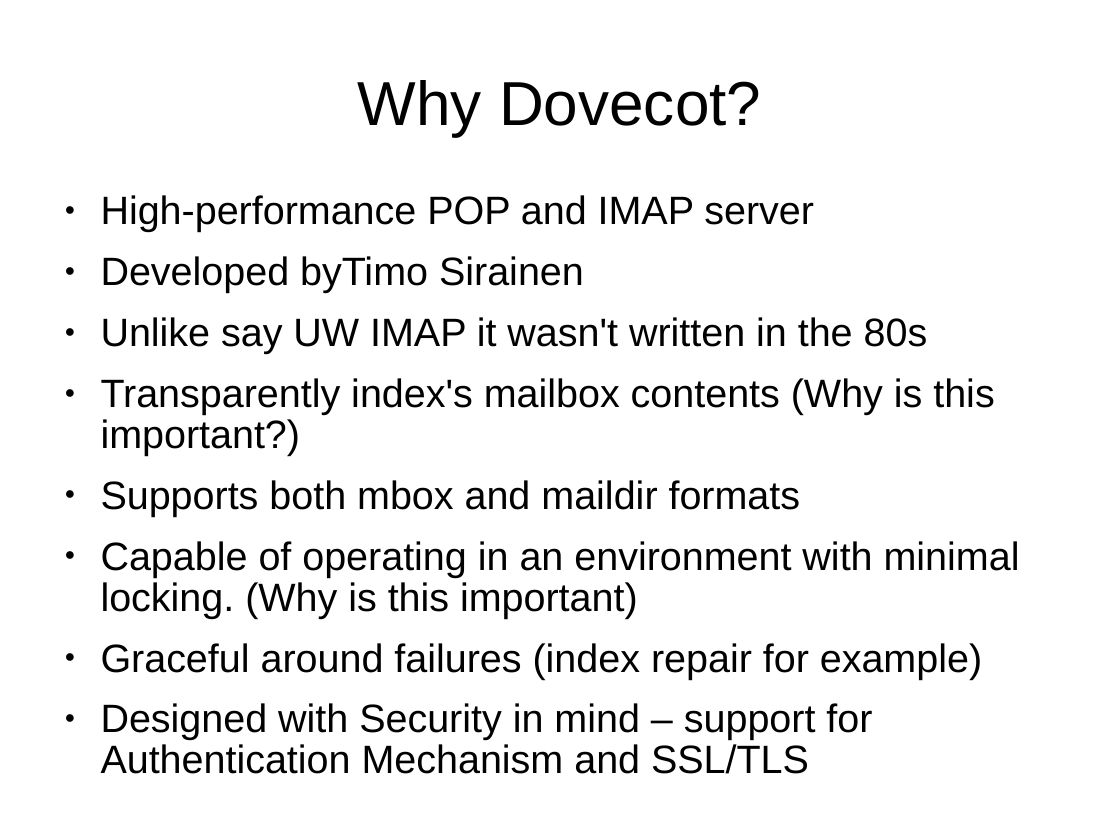
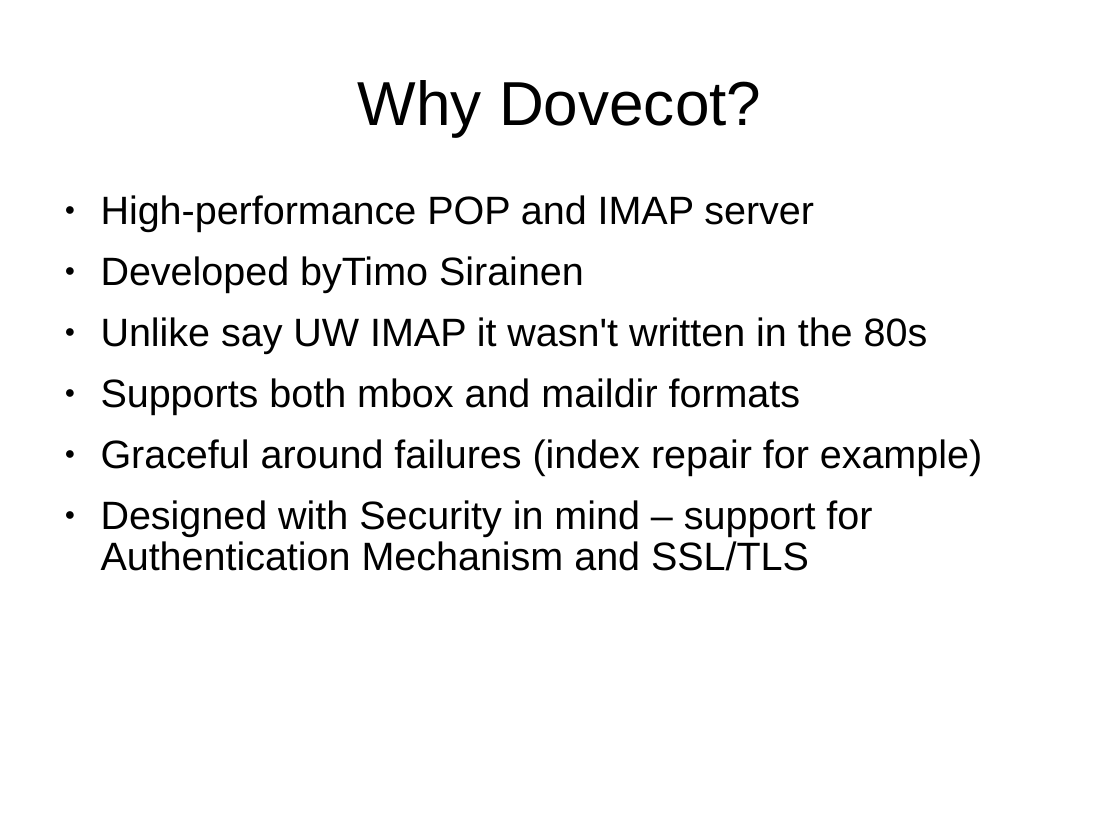
Before and after one commit to afnog/afnog.github.io, a slide deck: slide 7 of sse/dovecot/dovecot-intro.ppt. Drawn at 1120x840 pixels with LibreOffice and Linux fonts; fonts in the diff are those of the drawing. Boxes give left, top, right and bottom in pixels: in the first picture for what was removed or moved away, otherwise in the second. Text is boxed around its words. In the diff, an @@ line names an element or a change of style, - is before the commit and + after.

```diff
--- a/sse/dovecot/dovecot-intro.ppt
+++ b/sse/dovecot/dovecot-intro.ppt
@@ text at (101,378,994,456): paragraph removed @@
-● Transparently index's mailbox contents (Why is this important?)
@@ text at (101,541,1020,618): paragraph removed @@
-● Capable of operating in an environment with minimal locking. (Why is this important)
```
Also in this commit, not shown: 1 other slide changed, 5 other files.
